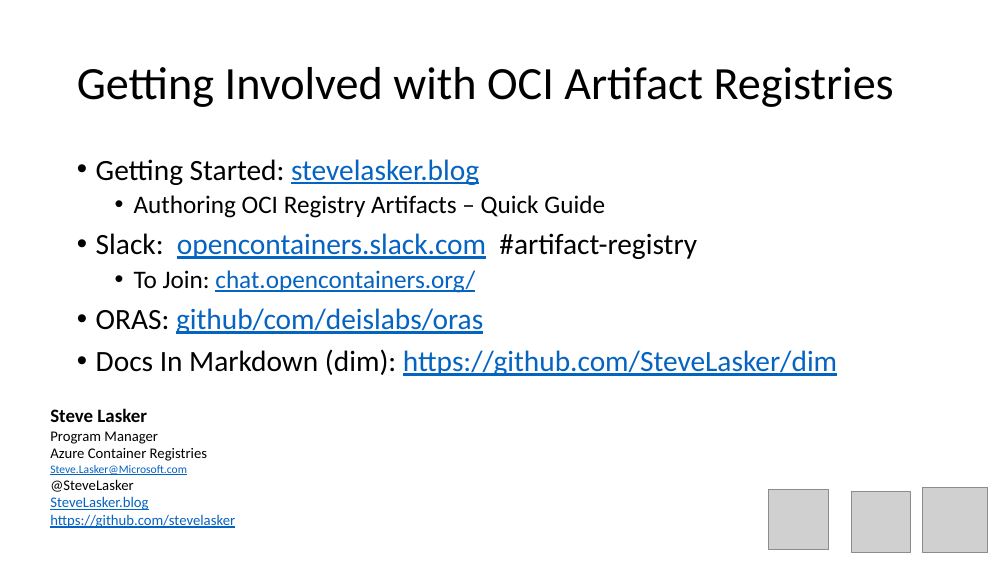
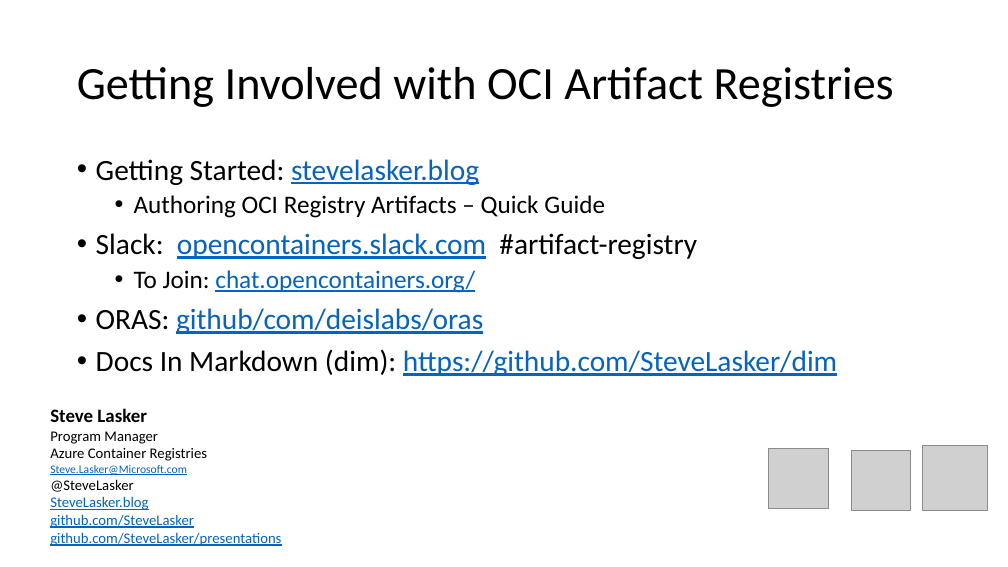
Before and after one commit to SteveLasker/Presentations, a slide deck: slide 32 of ACR/OCIArtifactRegistries.pptm. Drawn at 1008x567 pixels with LibreOffice and Linux fonts; fonts in the diff are those of the drawing; grey boxes stand for pictures; background and template pictures are left out. Boxes give left, top, right and bottom in pixels: in the first picture for what was removed or moved away, otherwise in the second. Text is boxed around its words. In the diff, an @@ line names an element or a change of style, - is before the commit and + after.

Commit message:
REJEKTS: OCI Artifact Registry Updates

```diff
--- a/ACR/OCIArtifactRegistries.pptm
+++ b/ACR/OCIArtifactRegistries.pptm
@@ 3 pictures: place and size @@
-3 pictures at bbox=[769, 487, 988, 552]
+3 pictures at bbox=[769, 446, 988, 511]
@@ text at bbox=[50, 514, 281, 546]: text changed @@
-https://github.com/stevelasker
+github.com/SteveLasker
+github.com/SteveLasker/presentations
```
Also in this commit, not shown: 6 other slides changed.
